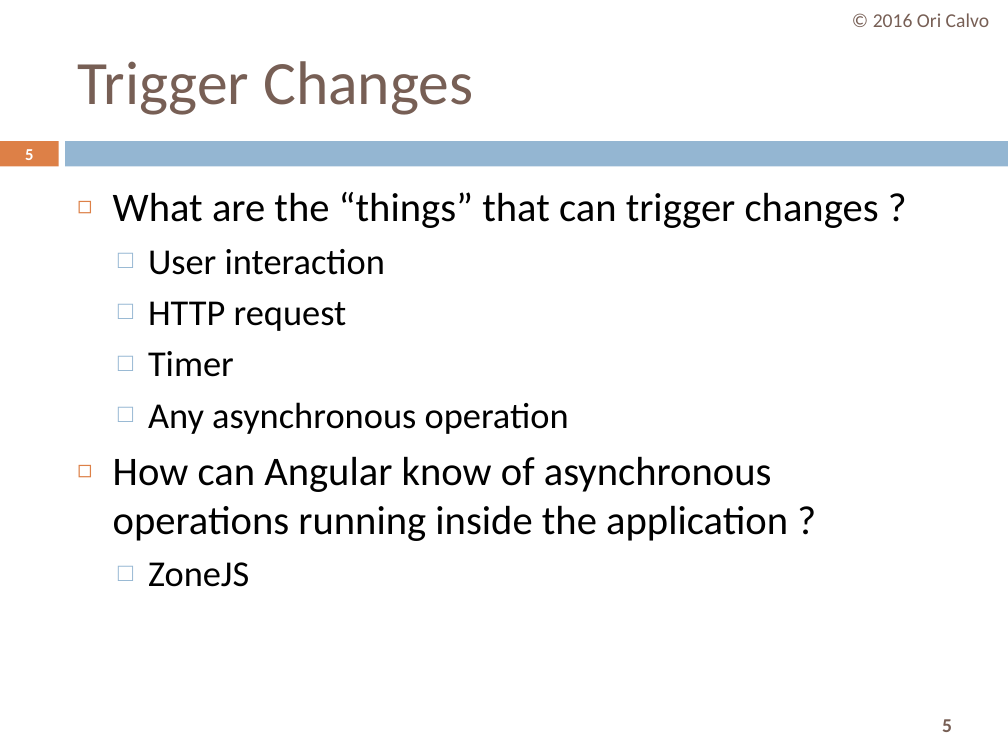
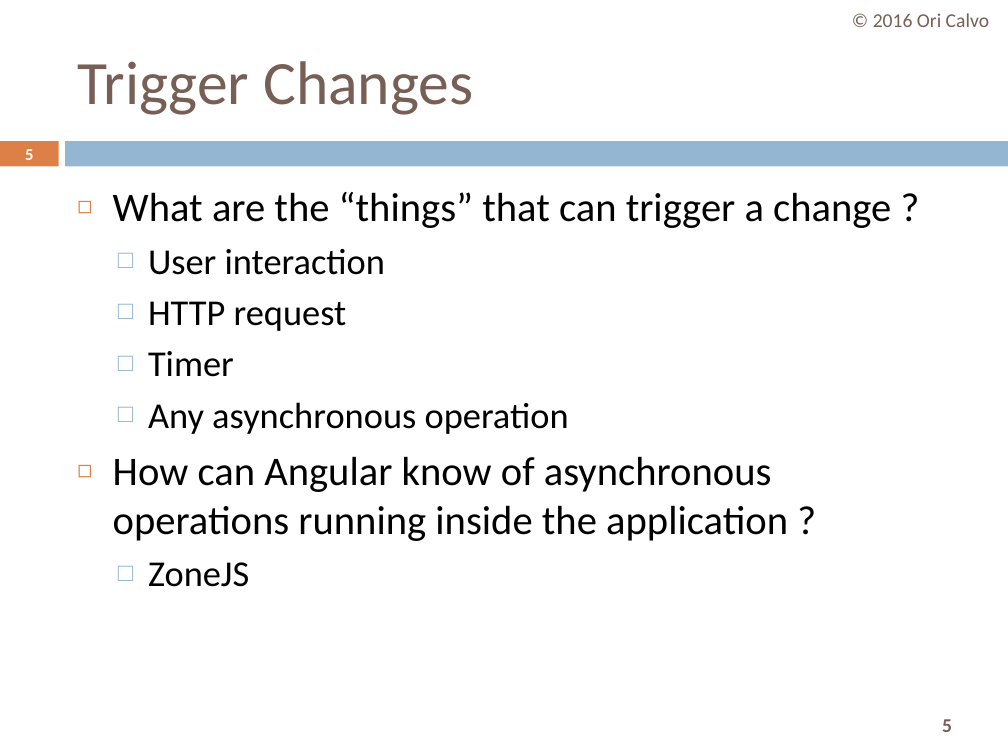
Before and after one commit to oricalvo/course-angular, a slide deck: slide 5 of PPTs/02 Change Detection.pptx. Drawn at 1008x756 pixels with LibreOffice and Linux fonts; fonts in the diff are those of the drawing. Boxes give left, top, right and bottom in pixels: in the first picture for what was removed or moved away, otherwise in the second. Text is boxed around its words. In the diff, an @@ line names an element or a change of style, - is before the commit and + after.

```diff
--- a/PPTs/02 Change Detection.pptx
+++ b/PPTs/02 Change Detection.pptx
@@ text at [113, 192, 891, 228]: text changed @@
-◻ What are the “things” that can trigger changes ?
+◻ What are the “things” that can trigger a change ?
```
Also in this commit, not shown: 1 other slide changed, 2 other files.
